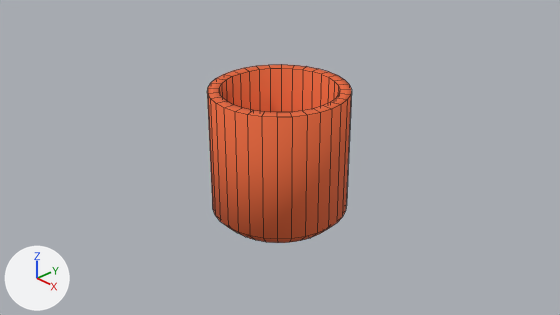
A saved change to the Blender file Assets/Models/TestObjects/testBowl.blend.
The view is the same before and after, from the file's camera 'Camera'. Arrows for +X, +Y and +Z are at lower left; the lights stay in place. The older version comes first. Mesh edges are drawn as thin lines.
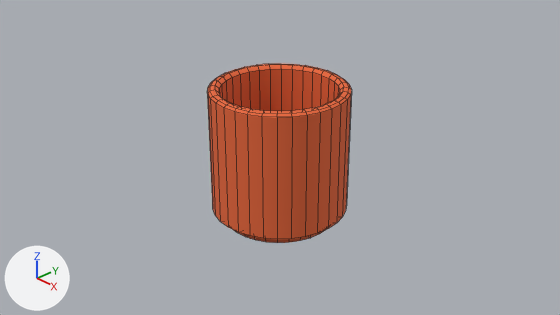
What changed in the scene script:
```text
Change me_cylinder:
    used by ob_cylinder; location = (0.0, 0.0, 0.0)
    remove me_cylinder.from_pydata(...)  # 194 vertices, 224 faces; spans x -1.0..1.0, y -1.0..1.0, z -1.0..1.0
    add me_cylinder.from_pydata(...)  # 290 vertices, 320 faces; spans x -1.0..1.0, y -1.0..1.0, z -1.0..1.04
    me_cylinder part 1
    64 faces are deleted
    32 vertices in x -0.84..0.84, y -0.84..0.84, z 1.0 move by (0.0, 0.0, -0.01)
    96 vertices are added at x -0.96..0.96, y -0.96..0.96, z -0.86..1.04
    160 new faces join them
```

What differs and where, as boxes (x1, y1, x2, y2) in the pictures (560 x 315 px):
part 1 of me_cylinder, built on: (208, 64, 352, 243) in both
